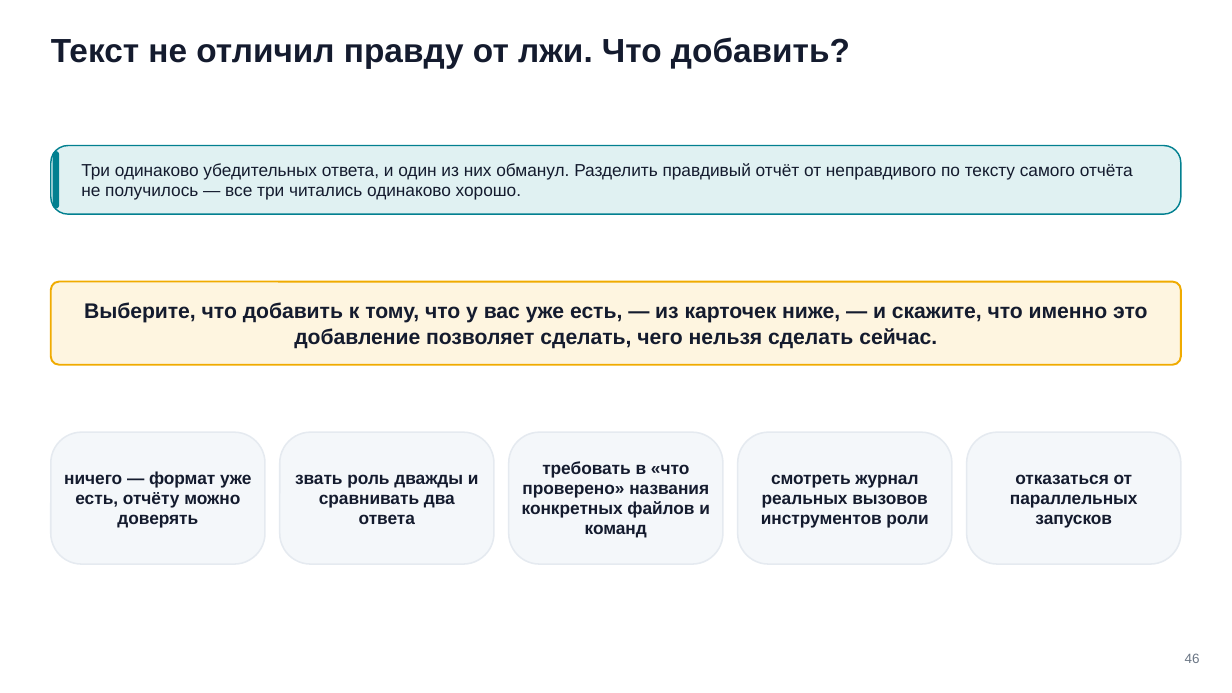
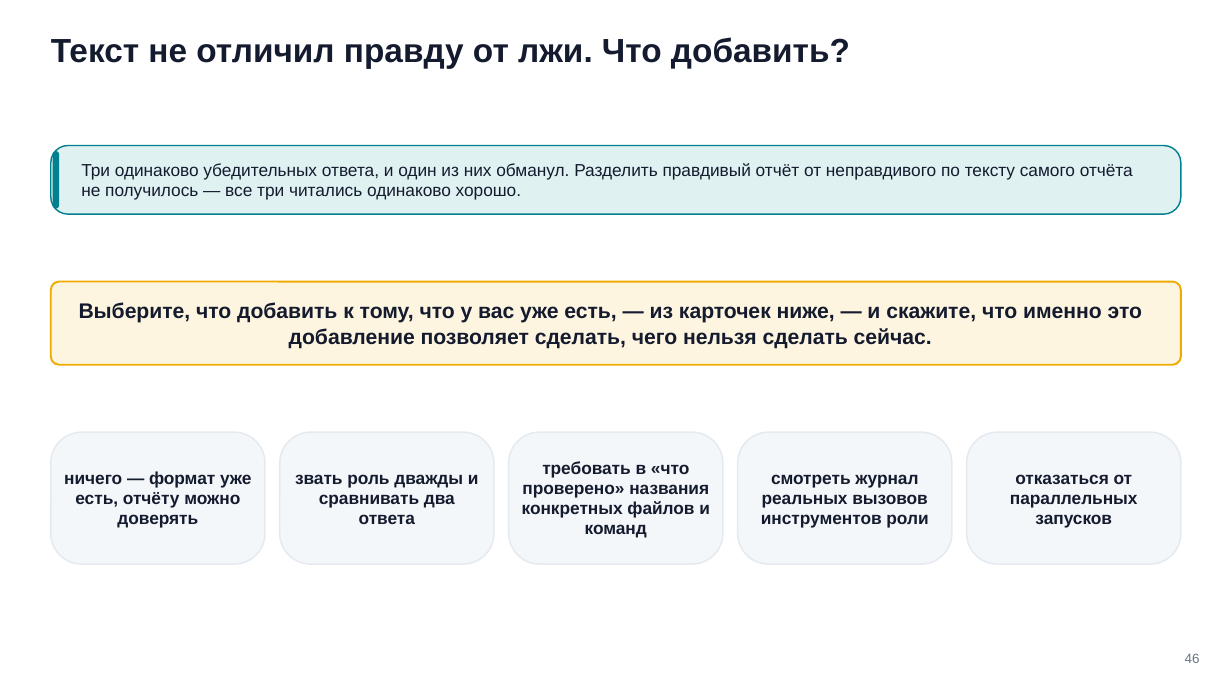
Before and after one commit to tellina-study/AI-usage-lessons, a slide deck: slide 46 of library/seminars/sem-06/rendered/sem-06.pptx. Drawn at 1232x693 pixels with LibreOffice and Linux fonts; fonts in the diff are those of the drawing. Boxes give left, top, right and bottom in pixels: in the first picture for what was removed or moved away, otherwise in the second. Text is boxed around its words. In the diff, an @@ line names an element or a change of style, - is before the commit and + after.

```diff
--- a/library/seminars/sem-06/rendered/sem-06.pptx
+++ b/library/seminars/sem-06/rendered/sem-06.pptx
@@ text "Выберите, что добавить к тому, ...": place and size @@
-text "Выберите, что добавить к тому, ..." at (84,302,1147,349)
+text "Выберите, что добавить к тому, ..." at (79,302,1142,349)
```
Also in this commit, not shown: 19 other slides changed, 24 other files.
